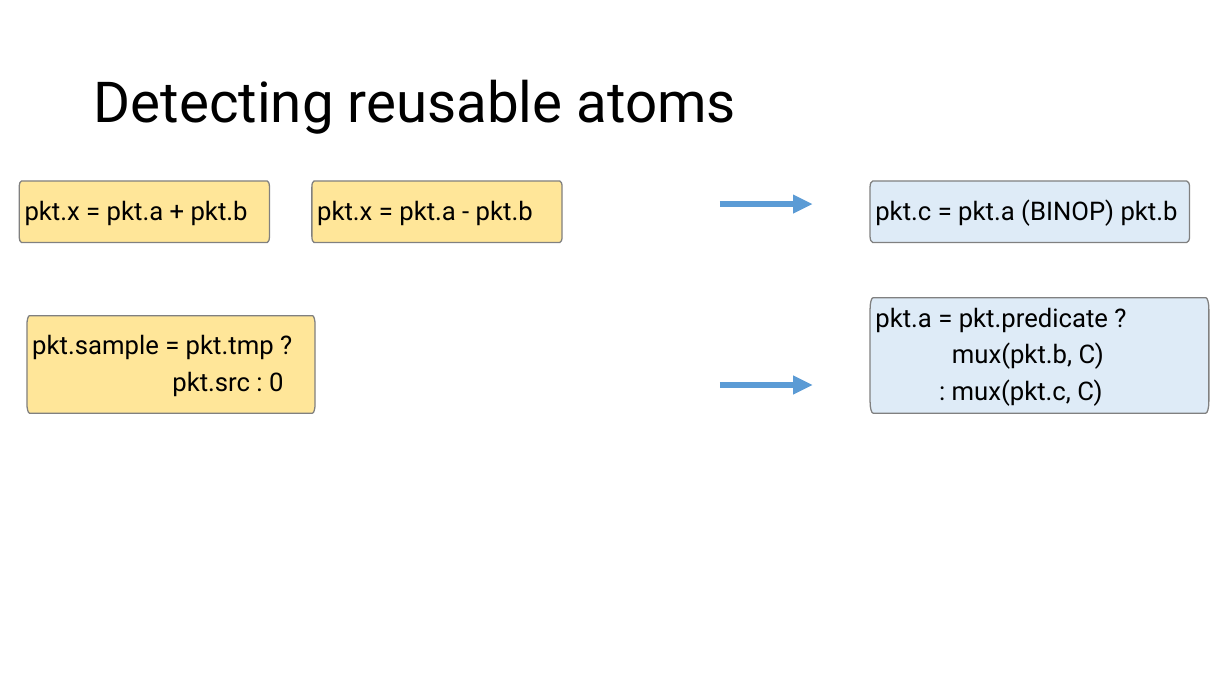
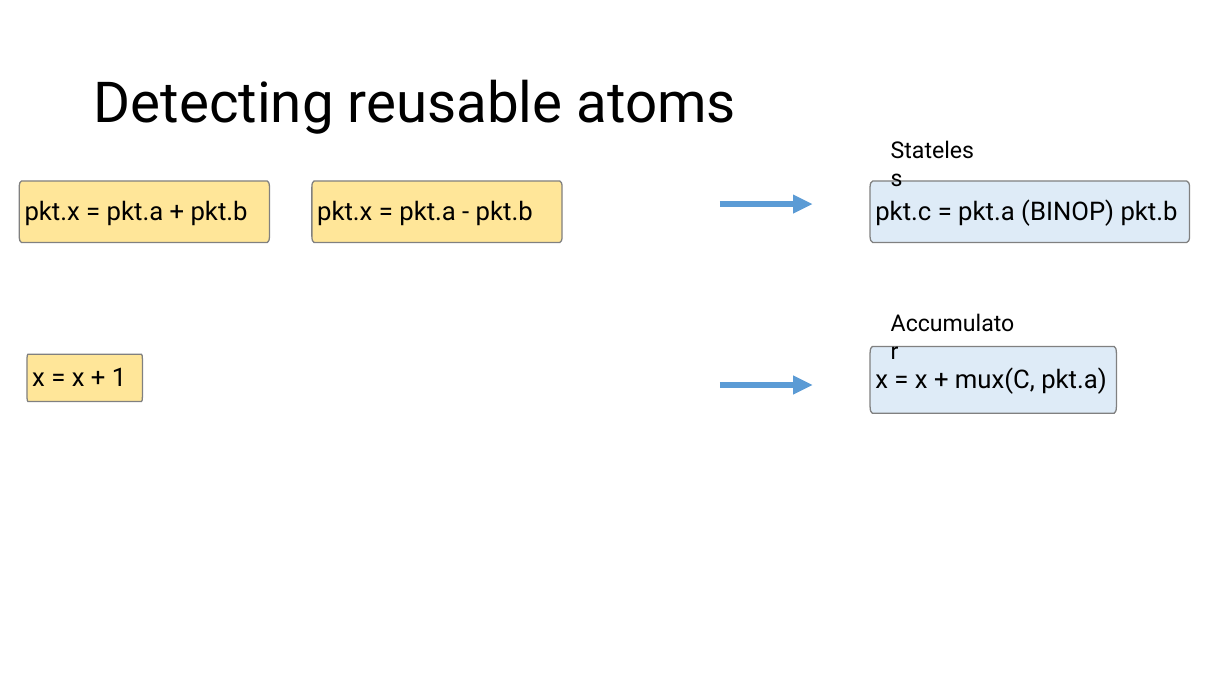
Before and after one commit to anirudhSK/pifo-domino-marple-ppts, a slide deck: slide 41 of combined_domino_pifo.pptx. Drawn at 1232x693 pixels with LibreOffice and Linux fonts; fonts in the diff are those of the drawing. Boxes give left, top, right and bottom in pixels: in the first picture for what was removed or moved away, otherwise in the second. Text is boxed around its words. In the diff, an @@ line names an element or a change of style, - is before the commit and + after.

```diff
--- a/combined_domino_pifo.pptx
+++ b/combined_domino_pifo.pptx
@@ text added at box(882, 131, 990, 168), 18 pt, text #000000 @@
+Stateless
@@ text added at box(882, 304, 1031, 341), 18 pt, text #000000 @@
+Accumulator
@@ freeform shape "x = x + 1": place and size @@
-freeform shape "x = x + 1" at box(27, 316, 315, 414)
+freeform shape "x = x + 1" at box(27, 354, 142, 401)
@@ freeform shape "x = x + mux(C, ...": place and size @@
-freeform shape "x = x + mux(C, ..." at box(871, 298, 1210, 413)
+freeform shape "x = x + mux(C, ..." at box(871, 347, 1117, 413)
@@ text in freeform shape at box(32, 367, 126, 386): text changed @@
-pkt.sample = pkt.tmp ?
-pkt.src : 0
+x = x + 1
@@ text in freeform shape at box(875, 367, 1106, 394): text changed @@
-pkt.a = pkt.predicate ?
-mux(pkt.b, C)
-: mux(pkt.c, C)
+x = x + mux(C, pkt.a)
```
Also in this commit, not shown: 10 other slides changed.
